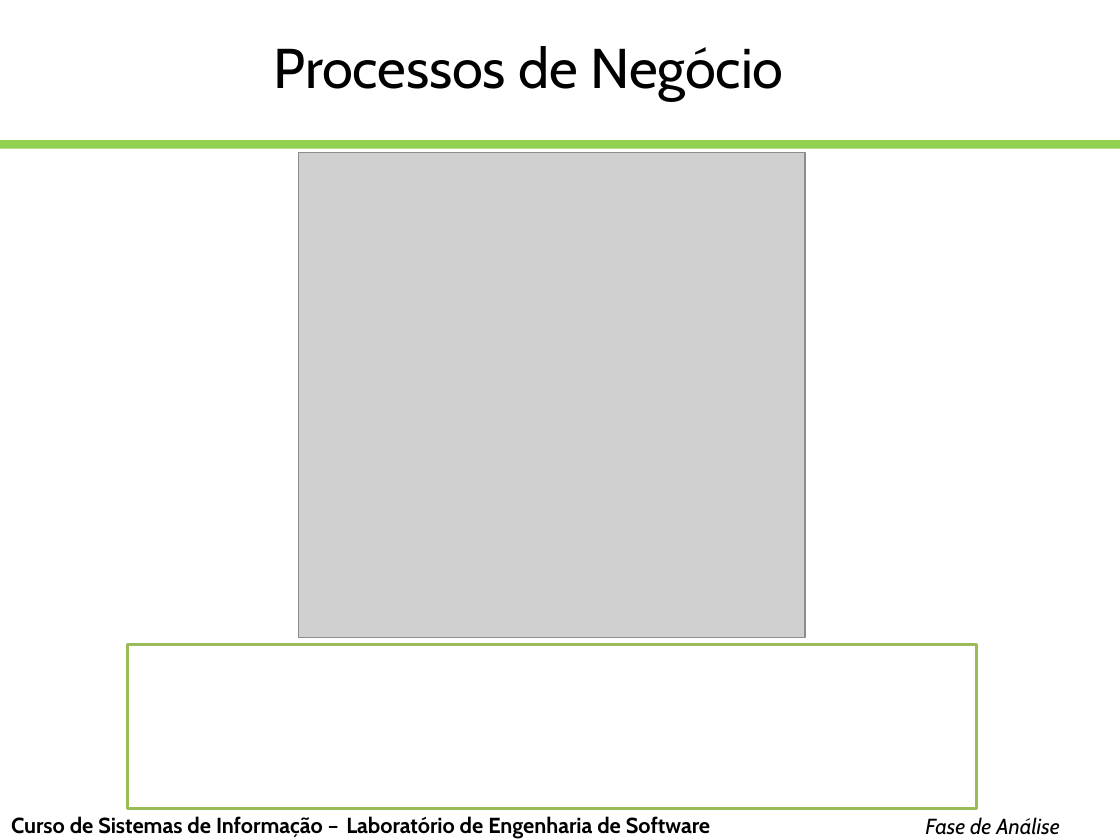
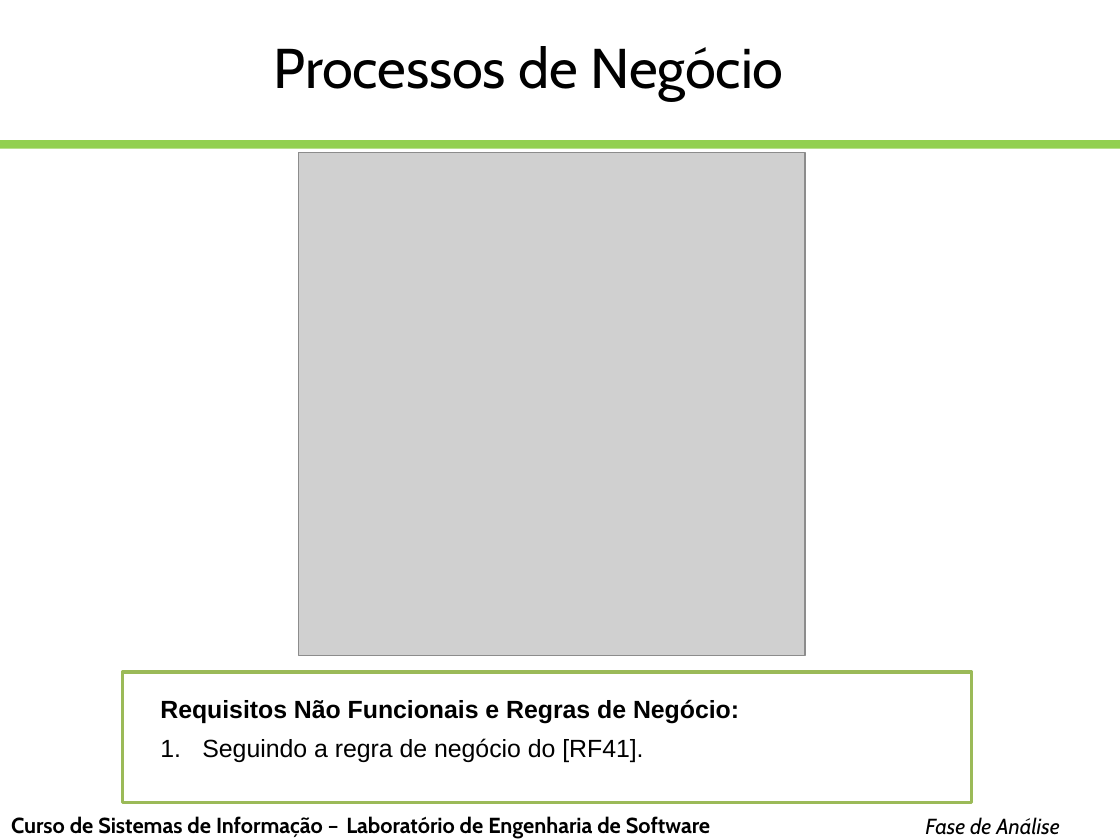
Before and after one commit to LeandroFerreira1/SA, a slide deck: slide 8 of Documentos/SCV-ApresentacaoFaseAnalise.pptx. Drawn at 1120x840 pixels with LibreOffice and Linux fonts; fonts in the diff are those of the drawing; grey boxes stand for pictures; background and template pictures are left out. Boxes give left, top, right and bottom in pixels: in the first picture for what was removed or moved away, otherwise in the second. Text is boxed around its words. In the diff, an @@ line names an element or a change of style, - is before the commit and + after.

```diff
--- a/Documentos/SCV-ApresentacaoFaseAnalise.pptx
+++ b/Documentos/SCV-ApresentacaoFaseAnalise.pptx
@@ picture: place and size @@
-picture at [299,152,805,637]
+picture at [299,152,805,655]
@@ freeform shape: place and size @@
-freeform shape at [128,644,977,808]
+freeform shape at [122,672,971,802]
@@ text added at [160,699,739,762], 16 pt, text #000000, bold @@
+Requisitos Não Funcionais e Regras de Negócio:
+1. Seguindo a regra de negócio do [RF41].
```
Also in this commit, not shown: 2 other slides changed.
